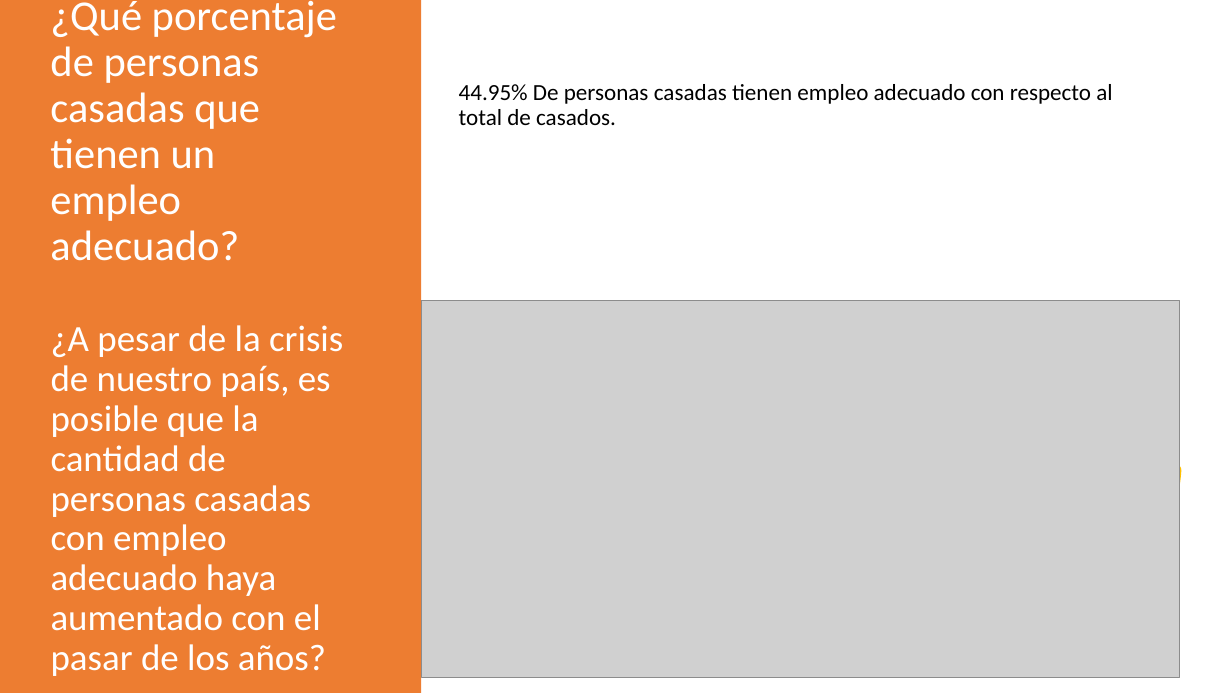
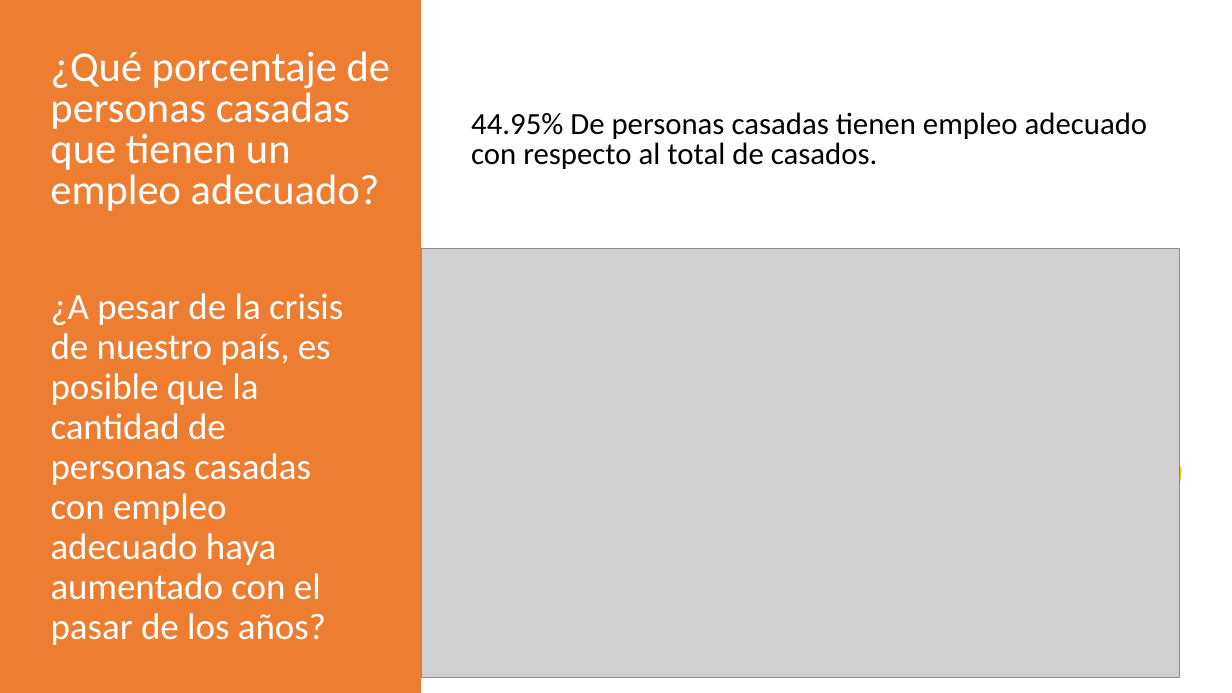
Before and after one commit to vysery98/proyectoIntegrador_IV, a slide deck: slide 18 of Presentación.pptx. Drawn at 1232x693 pixels with LibreOffice and Linux fonts; fonts in the diff are those of the drawing; grey boxes stand for pictures. Boxes give left, top, right and bottom in pixels: in the first picture for what was removed or moved away, otherwise in the second. Text is boxed around its words. In the diff, an @@ line names an element or a change of style, - is before the commit and + after.

```diff
--- a/Presentación.pptx
+++ b/Presentación.pptx
@@ text "¿Qué porcentaje de personas casadas ...": place and size @@
-text "¿Qué porcentaje de personas casadas ..." at [50, 1, 337, 261]
+text "¿Qué porcentaje de personas casadas ..." at [50, 51, 390, 211]
@@ text "¿Qué porcentaje de personas casadas ..." at [50, 51, 390, 211]: line spacing 0.9 to 0.8 @@
@@ text "44.95% De personas casadas tienen ...": place and size @@
-text "44.95% De personas casadas tienen ..." at [459, 84, 1112, 125]
+text "44.95% De personas casadas tienen ..." at [471, 112, 1148, 169]
@@ text "44.95% De personas casadas tienen ..." at [471, 112, 1148, 169]: size 18 to 24.1 pt; line spacing 0.9 to 0.8 @@
@@ picture: place and size @@
-picture at [421, 300, 1180, 677]
+picture at [421, 249, 1180, 677]
@@ title "¿A pesar de la crisis ...": place and size @@
-title "¿A pesar de la crisis ..." at [51, 325, 343, 676]
+title "¿A pesar de la crisis ..." at [51, 293, 343, 645]
```
Also in this commit, not shown: 5 other slides changed, 1 slide added, 1 slide removed.
